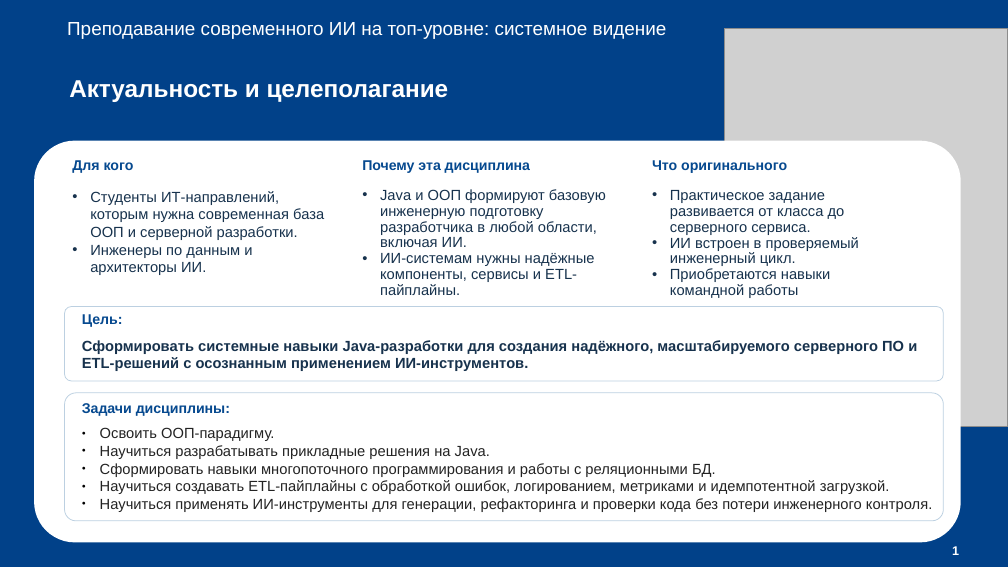
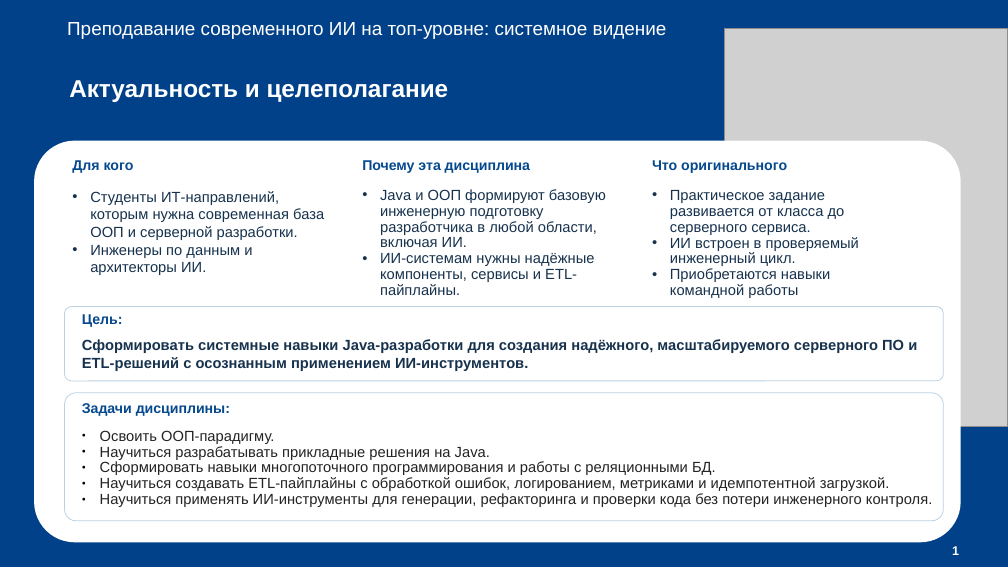
Before and after one commit to Stasychbr/top_ai_2026, a slide deck: slide 2 of data/Java_AI_course_defense(2).pptx. Drawn at 1008x567 pixels with LibreOffice and Linux fonts; fonts in the diff are those of the drawing; grey boxes stand for pictures. Boxes give left, top, right and bottom in pixels: in the first picture for what was removed or moved away, otherwise in the second. Text is boxed around its words. In the diff, an @@ line names an element or a change of style, - is before the commit and + after.

```diff
--- a/data/Java_AI_course_defense(2).pptx
+++ b/data/Java_AI_course_defense(2).pptx
@@ text "Освоить ООП-парадигму." at [100, 430, 932, 507]: line spacing 1 to 0.9 @@
```
Also in this commit, not shown: 4 other slides changed, 1 slide added, 1 other file.
